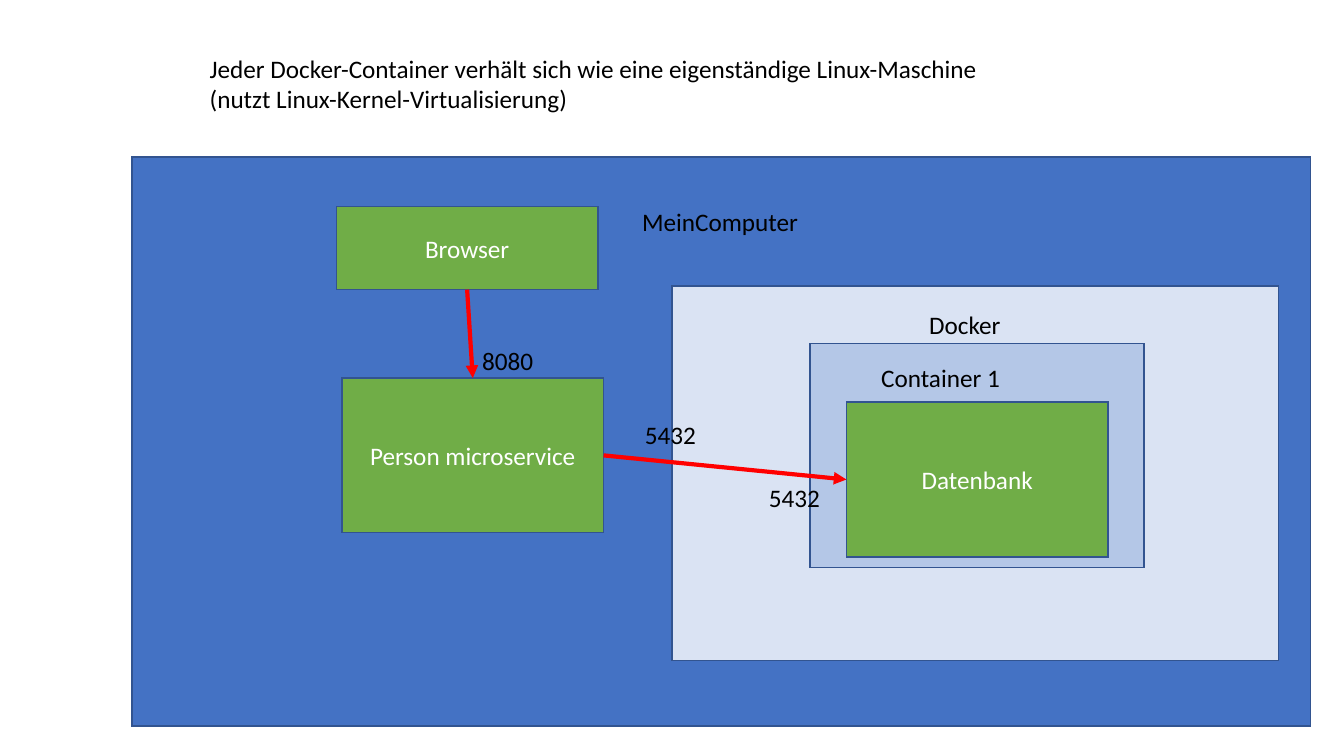
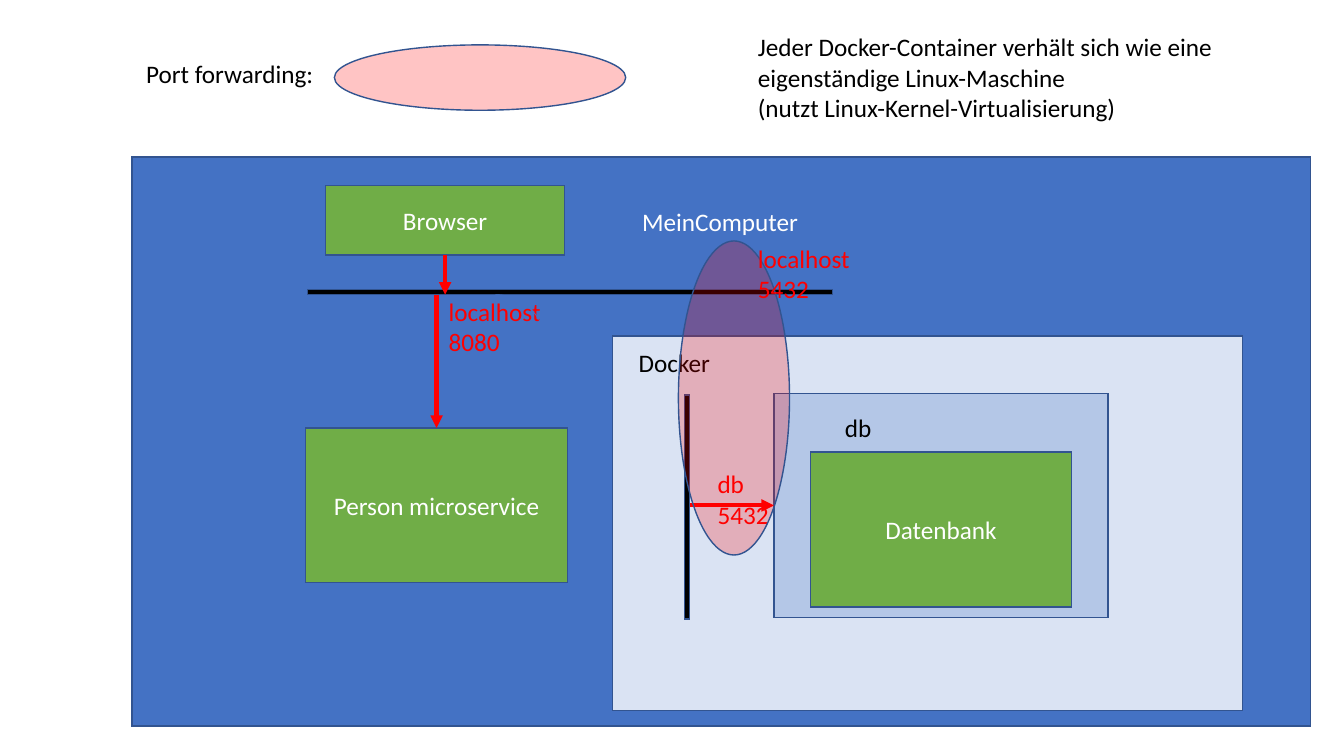
Before and after one commit to igeldo/PR4-SoSe23, a slide deck: slide 57 of Java-Starter.pptx. Drawn at 1344x756 pixels with LibreOffice and Linux fonts; fonts in the diff are those of the drawing. Boxes give left, top, right and bottom in pixels: in the first picture for what was removed or moved away, otherwise in the second. Text is boxed around its words. In the diff, an @@ line names an element or a change of style, - is before the commit and + after.

Commit message:
update Docker and Spring Data

```diff
--- a/Java-Starter.pptx
+++ b/Java-Starter.pptx
@@ text "Jeder Docker-Container verhält sich wie ..." rewrapped from <box>210,60,976,113</box> to <box>758,38,1212,122</box> @@
@@ ellipse added at <box>335,45,626,111</box>, fill #FF0000 at 23% opacity, outline #325491 1 pt @@
@@ text added at <box>146,65,313,88</box>, 18 pt, text #000000 @@
+Port forwarding:
@@ rectangle "Browser": place and size @@
-rectangle "Browser" at <box>337,207,599,289</box>
+rectangle "Browser" at <box>326,186,565,255</box>
@@ text "MeinComputer" at <box>642,213,798,235</box>: text colour #000000 to #FFFFFF @@
@@ arrow added from (446, 255) to (446, 294), #FF0000 3 pt @@
@@ ellipse added at <box>679,241,789,556</box>, fill #FF0000 at 23% opacity, outline #325491 1 pt @@
@@ text at <box>758,250,850,305</box>: text changed; text colour #000000 to #FF0000 @@
-5432
+localhost
+5432
@@ rectangle added at <box>308,289,832,294</box>, fill #000000, outline #325491 1 pt @@
@@ arrow moved from (467, 289) - (473, 378) to (437, 294) - (437, 429) @@
@@ arc (boxed as its full ellipse) added at <box>446,294,546,395</box>, outline #4472C4 0.5 pt @@
@@ text at <box>449,303,541,351</box>: text changed; text colour #000000 to #FF0000 @@
-8080
+localhost
+8080
@@ rectangle: place and size @@
-rectangle at <box>673,286,1279,661</box>
+rectangle at <box>613,336,1243,711</box>
@@ text "Docker" rewrapped from <box>929,316,1000,334</box> to <box>639,351,710,378</box> @@
@@ rectangle added at <box>685,395,690,619</box>, fill #000000, outline #325491 1 pt @@
@@ 3 rectangles: place and size @@
-3 rectangles at <box>342,344,1144,568</box>
+3 rectangles at <box>306,393,1108,617</box>
@@ text at <box>845,419,871,437</box>: text changed @@
-Container 1
+db
@@ text at <box>718,475,769,530</box>: text changed; text colour #000000 to #FF0000 @@
-5432
+db
+5432
@@ arrow moved from (604, 456) - (847, 480) to (690, 505) - (774, 505) @@
```
Also in this commit, not shown: 5 other slides changed.
